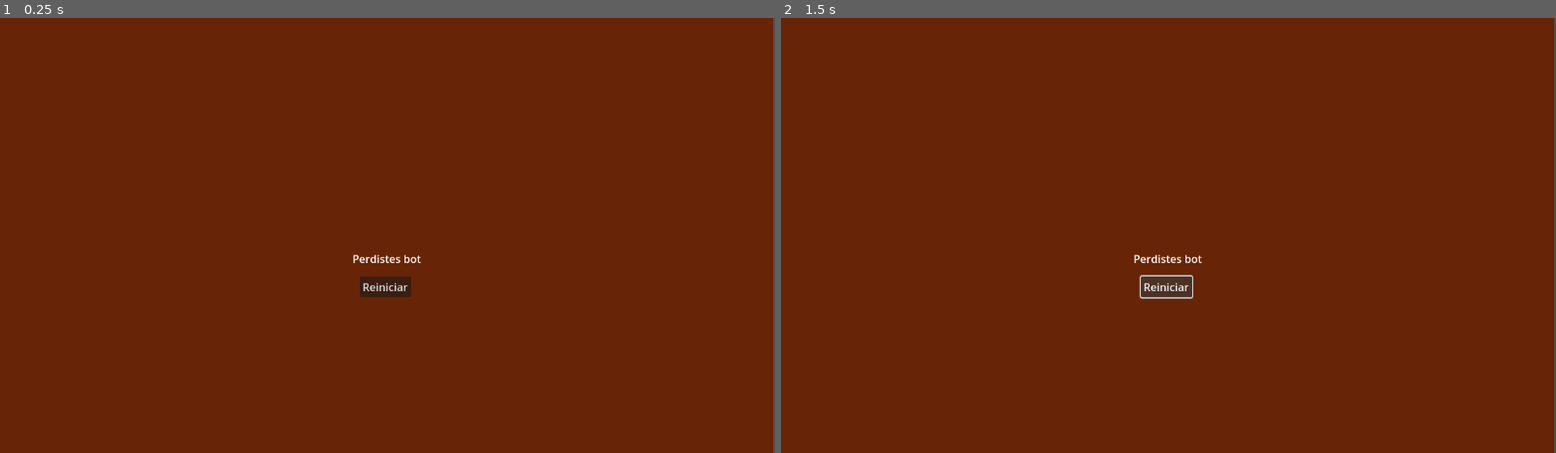
Above: before the commit, frames 1-2 (left to right).
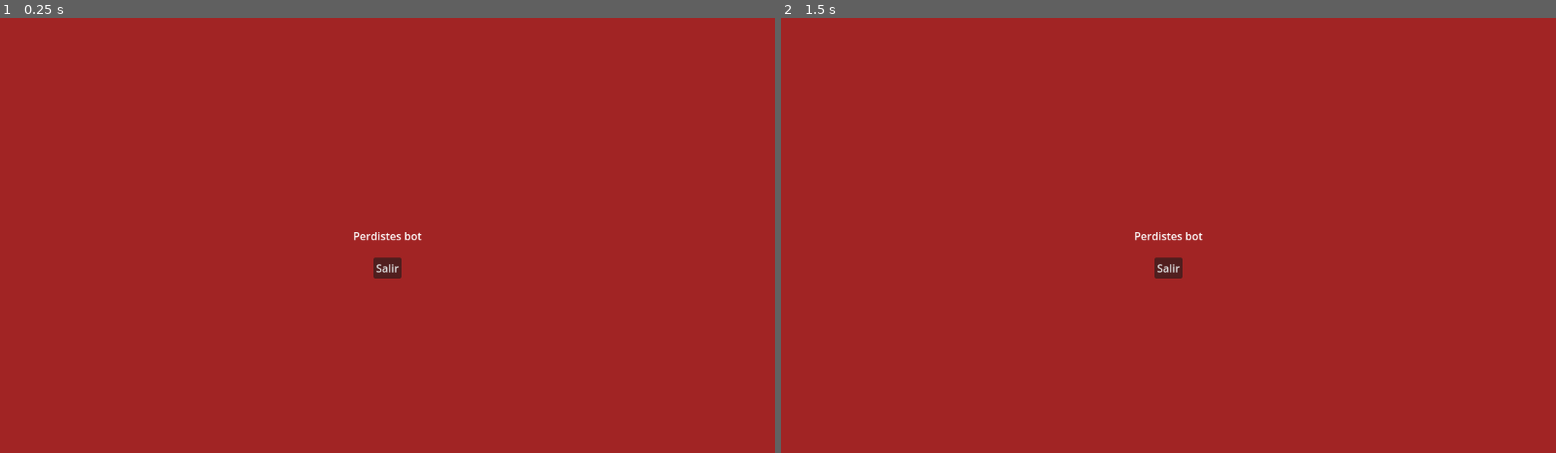
Above: after the commit, the same moments.

Repository: Zynest/Michis_del_caos_ver_2
Game: Godot game, scene res://Rooms/Pantalla_de_perder.tscn
Same seed, same stepped clock (60 frames per second), same inputs: the game is played once before the commit and once after it. This scene is started directly instead of the project's main scene.
Inputs (mouse positions are in pixels of both pictures, inside the frame that each line leads up to):
- Up to frame 1 (0.25 s): no input
- Up to frame 2 (1.5 s): click (1168, 287) at 0.5 s, where only the run before the commit has a clickable "Reiniciar"; click (1168, 287) at 1.25 s, where only the run before the commit has a clickable "Reiniciar"

The runs differ from the first frame. In frame 1, 100% of the frame differs, in the area x 0-100%, y 0-100%; in frame 2, 100%.

Commit message:
Correcciones mínimas

Diff:
--- a/Rooms/Pantalla_de_perder.tscn
+++ b/Rooms/Pantalla_de_perder.tscn
@@ -1,13 +1,15 @@
-[gd_scene load_steps=2 format=3 uid="uid://u62vy0dxmnsp"]
+[gd_scene load_steps=2 format=3 uid="uid://cfgbd1swcb1kg"]
 
-[ext_resource type="Script" uid="uid://cakqibula5j2p" path="res://Scripts/pantalla_de_perder.gd" id="1_cs0vs"]
+[ext_resource type="Script" uid="uid://ylr8u5qkc6w" path="res://Scripts/pantalla_de_perder.gd" id="1_owudw"]
 
-[node name="Pantalla_perder" type="Control"]
+[node name="pantalla_de_perder" type="Control"]
 layout_mode = 3
-anchors_preset = 0
-offset_right = 40.0
-offset_bottom = 40.0
-script = ExtResource("1_cs0vs")
+anchors_preset = 15
+anchor_right = 1.0
+anchor_bottom = 1.0
+grow_horizontal = 2
+grow_vertical = 2
+script = ExtResource("1_owudw")
 
 [node name="ColorRect" type="ColorRect" parent="."]
 layout_mode = 1
@@ -16,23 +18,37 @@
 anchor_bottom = 1.0
 grow_horizontal = 2
 grow_vertical = 2
-scale = Vector2(28.72, 16.359997)
-color = Color(0.4094762, 0.14082968, 0.023351356, 1)
+color = Color(0.92941177, 0, 0, 0.5254902)
 
-[node name="GameOver" type="Label" parent="."]
-layout_mode = 0
-offset_left = 524.0
-offset_top = 347.0
-offset_right = 626.0
-offset_bottom = 370.0
+[node name="Label" type="Label" parent="."]
+layout_mode = 1
+anchors_preset = 8
+anchor_left = 0.5
+anchor_top = 0.5
+anchor_right = 0.5
+anchor_bottom = 0.5
+offset_left = -20.0
+offset_top = -11.5
+offset_right = 20.0
+offset_bottom = 11.5
+grow_horizontal = 2
+grow_vertical = 2
 text = "Perdistes bot"
 
-[node name="Restart_button" type="Button" parent="."]
-layout_mode = 0
-offset_left = 535.0
-offset_top = 385.0
-offset_right = 611.0
-offset_bottom = 416.0
-text = "Reiniciar"
+[node name="Salir_button" type="Button" parent="."]
+layout_mode = 1
+anchors_preset = 8
+anchor_left = 0.5
+anchor_top = 0.5
+anchor_right = 0.5
+anchor_bottom = 0.5
+offset_left = -21.0
+offset_top = 33.0
+offset_right = 21.0
+offset_bottom = 64.0
+grow_horizontal = 2
+grow_vertical = 2
+theme_override_font_sizes/font_size = 16
+text = "Salir"
 
-[connection signal="pressed" from="Restart_button" to="." method="_on_restart_button_pressed"]
+[connection signal="pressed" from="Salir_button" to="." method="_on_salir_button_pressed"]
--- a/Rooms/Room_2.tscn
+++ /dev/null
@@ -1,117 +0,0 @@
-[gd_scene load_steps=11 format=3 uid="uid://c6clef4l1icto"]
-
-[ext_resource type="Script" uid="uid://c8qgnpo8eyq4t" path="res://Scripts/room_2.gd" id="1_oknw7"]
-[ext_resource type="PackedScene" uid="uid://3spfmc6o88v5" path="res://Rooms/gato.tscn" id="1_w3sgd"]
-[ext_resource type="PackedScene" uid="uid://g3ngmoy4mey8" path="res://Rooms/plataforma.tscn" id="2_vy8vn"]
-[ext_resource type="Script" uid="uid://b37yovqigrt31" path="res://Scripts/UI2D.gd" id="3_1untl"]
-[ext_resource type="PackedScene" uid="uid://u67xakh8emck" path="res://Rooms/Vase_A.tscn" id="4_f7hpu"]
-[ext_resource type="Script" uid="uid://cxm8ul1mybycm" path="res://Scripts/Door2D.gd" id="5_hkprr"]
-[ext_resource type="Texture2D" uid="uid://cr7thkcpxmsar" path="res://assets/0fc84f0c3d4c39f.png" id="6_l7adx"]
-
-[sub_resource type="RectangleShape2D" id="RectangleShape2D_hkrhj"]
-size = Vector2(1750, 20)
-
-[sub_resource type="RectangleShape2D" id="RectangleShape2D_gq8um"]
-size = Vector2(65.25789, 25.111942)
-
-[sub_resource type="RectangleShape2D" id="RectangleShape2D_hm3dd"]
-
-[node name="Room2" type="Node2D"]
-script = ExtResource("1_oknw7")
-
-[node name="Floor" type="StaticBody2D" parent="." groups=["Ground"]]
-position = Vector2(550, 611)
-scale = Vector2(1, 7.0800014)
-
-[node name="CollisionShape2D" type="CollisionShape2D" parent="Floor"]
-shape = SubResource("RectangleShape2D_hkrhj")
-
-[node name="Sprite2D" type="Sprite2D" parent="Floor"]
-
-[node name="Paredes" type="StaticBody2D" parent="."]
-position = Vector2(916, 366)
-scale = Vector2(0.04917452, 49.009235)
-
-[node name="CollisionShape2D" type="CollisionShape2D" parent="Paredes"]
-shape = SubResource("RectangleShape2D_hkrhj")
-
-[node name="Sprite2D" type="Sprite2D" parent="Paredes"]
-
-[node name="Paredes2" type="StaticBody2D" parent="."]
-position = Vector2(229.00002, 367)
-scale = Vector2(0.04917452, 49.009235)
-
-[node name="CollisionShape2D" type="CollisionShape2D" parent="Paredes2"]
-shape = SubResource("RectangleShape2D_hkrhj")
-
-[node name="Sprite2D" type="Sprite2D" parent="Paredes2"]
-
-[node name="StaticBody2D" type="StaticBody2D" parent="."]
-scale = Vector2(27.92, 1)
-
-[node name="CollisionShape2D" type="CollisionShape2D" parent="StaticBody2D"]
-position = Vector2(20.558737, 67)
-scale = Vector2(0.9999998, 5.359999)
-shape = SubResource("RectangleShape2D_gq8um")
-
-[node name="Cat" parent="." instance=ExtResource("1_w3sgd")]
-position = Vector2(519, 477)
-scale = Vector2(2, 2)
-
-[node name="StaticBody2D2" parent="." instance=ExtResource("2_vy8vn")]
-position = Vector2(628, 361)
-
-[node name="StaticBody2D3" parent="." instance=ExtResource("2_vy8vn")]
-position = Vector2(373, 424)
-
-[node name="StaticBody2D4" parent="." instance=ExtResource("2_vy8vn")]
-position = Vector2(790, 270)
-
-[node name="StaticBody2D5" parent="." instance=ExtResource("2_vy8vn")]
-position = Vector2(623, 225)
-
-[node name="StaticBody2D6" parent="." instance=ExtResource("2_vy8vn")]
-position = Vector2(376, 282)
-
-[node name="UI" type="CanvasLayer" parent="."]
-script = ExtResource("3_1untl")
-
-[node name="HudLabel" type="Label" parent="UI"]
-offset_left = 282.0
-offset_top = 143.0
-offset_right = 394.0
-offset_bottom = 166.0
-
-[node name="Vase_A" parent="." instance=ExtResource("4_f7hpu")]
-position = Vector2(620, 329)
-
-[node name="Vase_A2" parent="." instance=ExtResource("4_f7hpu")]
-position = Vector2(778, 239)
-
-[node name="Vase_A3" parent="." instance=ExtResource("4_f7hpu")]
-position = Vector2(630, 195)
-
-[node name="Vase_A4" parent="." instance=ExtResource("4_f7hpu")]
-position = Vector2(441, 243)
-
-[node name="Vase_A5" parent="." instance=ExtResource("4_f7hpu")]
-position = Vector2(326, 391)
-
-[node name="Camera2D" type="Camera2D" parent="."]
-position = Vector2(576, 324)
-
-[node name="ExitDoor" type="Node2D" parent="."]
-script = ExtResource("5_hkprr")
-
-[node name="Door" type="Sprite2D" parent="ExitDoor"]
-z_index = -3
-position = Vector2(835.99994, 513)
-scale = Vector2(0.1200061, 0.1200061)
-texture = ExtResource("6_l7adx")
-
-[node name="DoorTrigger" type="Area2D" parent="ExitDoor"]
-position = Vector2(837, 508)
-
-[node name="CollisionShape2D" type="CollisionShape2D" parent="ExitDoor/DoorTrigger"]
-scale = Vector2(1.868266, 3.0676458)
-shape = SubResource("RectangleShape2D_hm3dd")
--- a/Scripts/Breakable.gd
+++ b/Scripts/Breakable.gd
@@ -1,5 +1,5 @@
 extends RigidBody2D
-@export var score_value := 100
+@export var score_value = 100
 @export var explosion_scene: PackedScene = preload("res://Rooms/explosion.tscn")
 
 func _on_body_entered(body: Node) -> void:
--- a/Scripts/Game.gd
+++ b/Scripts/Game.gd
@@ -1,12 +1,12 @@
 extends Node
 
 var score = 0
-var time_left = 20.0
+var time_left = 2
 var target_score = 0
 
 func reset():
 	score = 0
-	time_left = 20.0
+	time_left = 2
 
 func add_score(v:int) -> void:
 	score += v
--- a/Scripts/pantalla_de_ganar.gd
+++ b/Scripts/pantalla_de_ganar.gd
@@ -1,7 +1,5 @@
 extends Control
 
 func _on_restart_button_pressed() -> void:
-	# Despausar por si la escena estaba pausada
 	get_tree().paused = false
-	# Reinicia la última escena jugada
 	get_tree().change_scene_to_file("res://Rooms/Room_1.tscn")
--- a/Scripts/pantalla_de_perder.gd
+++ b/Scripts/pantalla_de_perder.gd
@@ -1,4 +1,5 @@
 extends Control
 
-#func _on_restart_button_pressed() -> void:
-	#Game.restart_game()
+func _on_salir_button_pressed() -> void:
+	get_tree().paused = false
+	get_tree().change_scene_to_file("res://Rooms/Room_1.tscn")
--- a/Scripts/room_1.gd
+++ b/Scripts/room_1.gd
@@ -3,3 +3,6 @@
 func _ready():
 	Game.reset()
 	Game.target_score = 500
+
+func _on_time_out():
+	get_tree().reload_current_scene()
--- a/Scripts/room_2.gd
+++ /dev/null
@@ -1,8 +0,0 @@
-extends Node2D
-
-func _ready():
-	Game.reset()
-	Game.target_score = 1100  # ajusta por sala
-
-#func _on_time_out():
-	#get_tree().reload_current_scene()
--- a/plataforma.tscn
+++ /dev/null
@@ -1,12 +0,0 @@
-[gd_scene load_steps=2 format=3 uid="uid://bgpec1drphpco"]
-
-[sub_resource type="RectangleShape2D" id="RectangleShape2D_3xonv"]
-
-[node name="Plataforma" type="StaticBody2D"]
-scale = Vector2(37.347004, -9.591958)
-
-[node name="CollisionShape2D" type="CollisionShape2D" parent="."]
-position = Vector2(18.073738, -36.59315)
-scale = Vector2(-0.22547013, -0.112585366)
-shape = SubResource("RectangleShape2D_3xonv")
-one_way_collision = true
Not shown, changed: Scripts/pantalla_de_perder.gd.uid
Not shown, removed: Scripts/room_2.gd.uid
